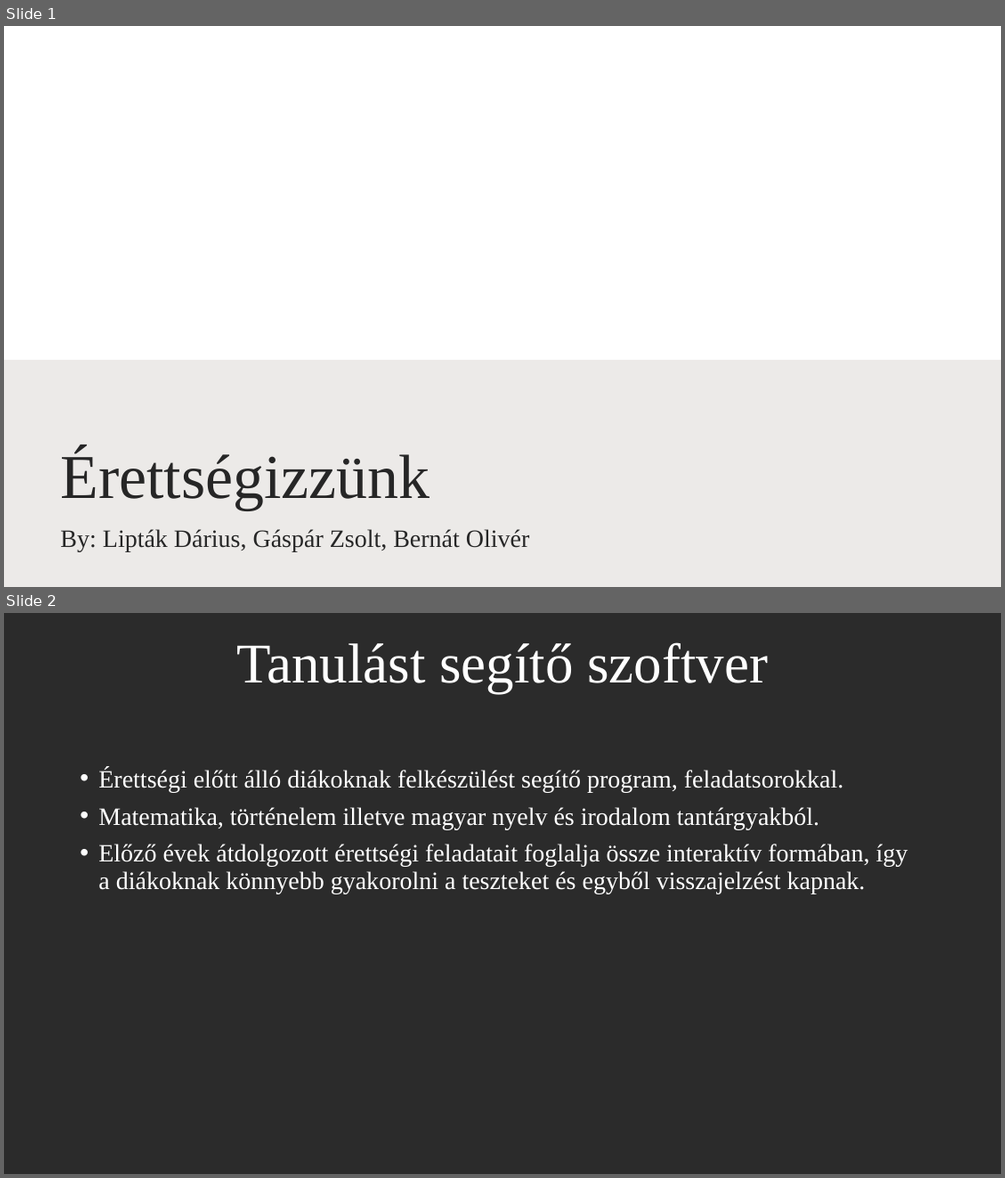
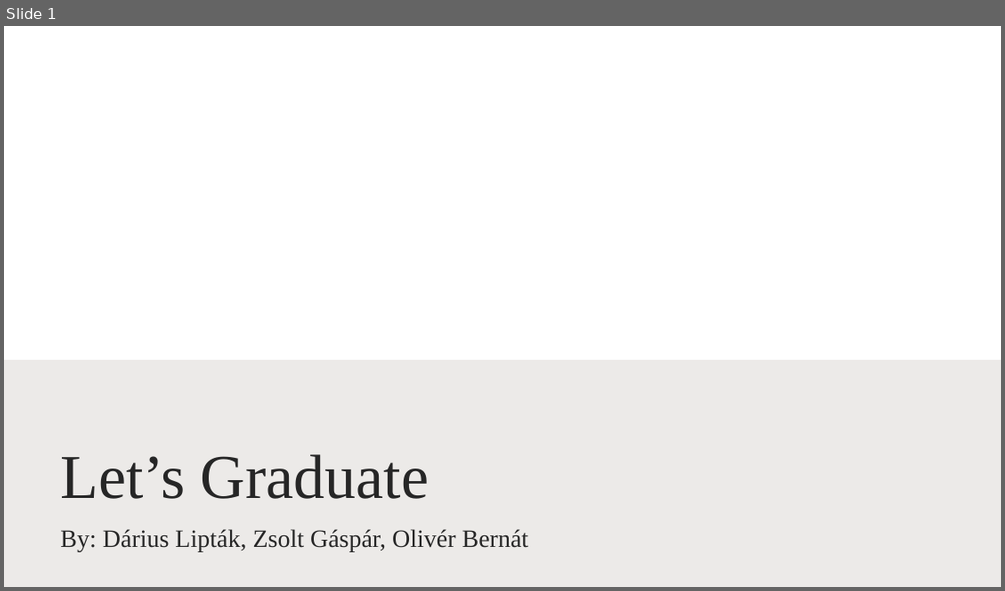
Before and after one commit to zsolti6/Erettsegizzunk, a slide deck: erettsegizzunk.pptx. Shown one above the other, each under a label of ours: slides 1 and 2 before the commit, slide 1 after it. The pictures are 1005x1178 and 1005x591 pixels, drawn with LibreOffice and Linux fonts; fonts in the diff are those of the drawing; background and template pictures are left out; a plain dark background stands for a picture behind light text. Boxes give left, top, right and bottom in pixels: in the first picture for what was removed or moved away, otherwise in the second. Text is boxed around its words. In the diff, an @@ line names an element or a change of style, - is before the commit and + after.

```diff
--- a/erettsegizzunk.pptx
+++ b/erettsegizzunk.pptx
@@ slide 2 removed at (4,613,1001,1174), background picture (left out) @@
@@ title removed at (236,642,768,693) @@
-Tanulást segítő szoftver
@@ text removed at (98,768,908,893) @@
-• Érettségi előtt álló diákoknak felkészülést segítő program, feladatsorokkal.
-• Matematika, történelem illetve magyar nyelv és irodalom tantárgyakból.
-• Előző évek átdolgozott érettségi feladatait foglalja össze interaktív formában, így a diákoknak könnyebb gyakorolni a teszteket és egyből visszajelzést kapnak.
@@ slide 1 changed as well @@
@@ title at (60,454,429,499): text changed @@
-Érettségizzünk
+Let’s Graduate
@@ subtitle at (60,529,529,551): text changed @@
-By: Lipták Dárius, Gáspár Zsolt, Bernát Olivér
+By: Dárius Lipták, Zsolt Gáspár, Olivér Bernát
```
Also in this commit, not shown: 3 other slides changed, 7 slides added, 12 other slides removed, 2 other files.
